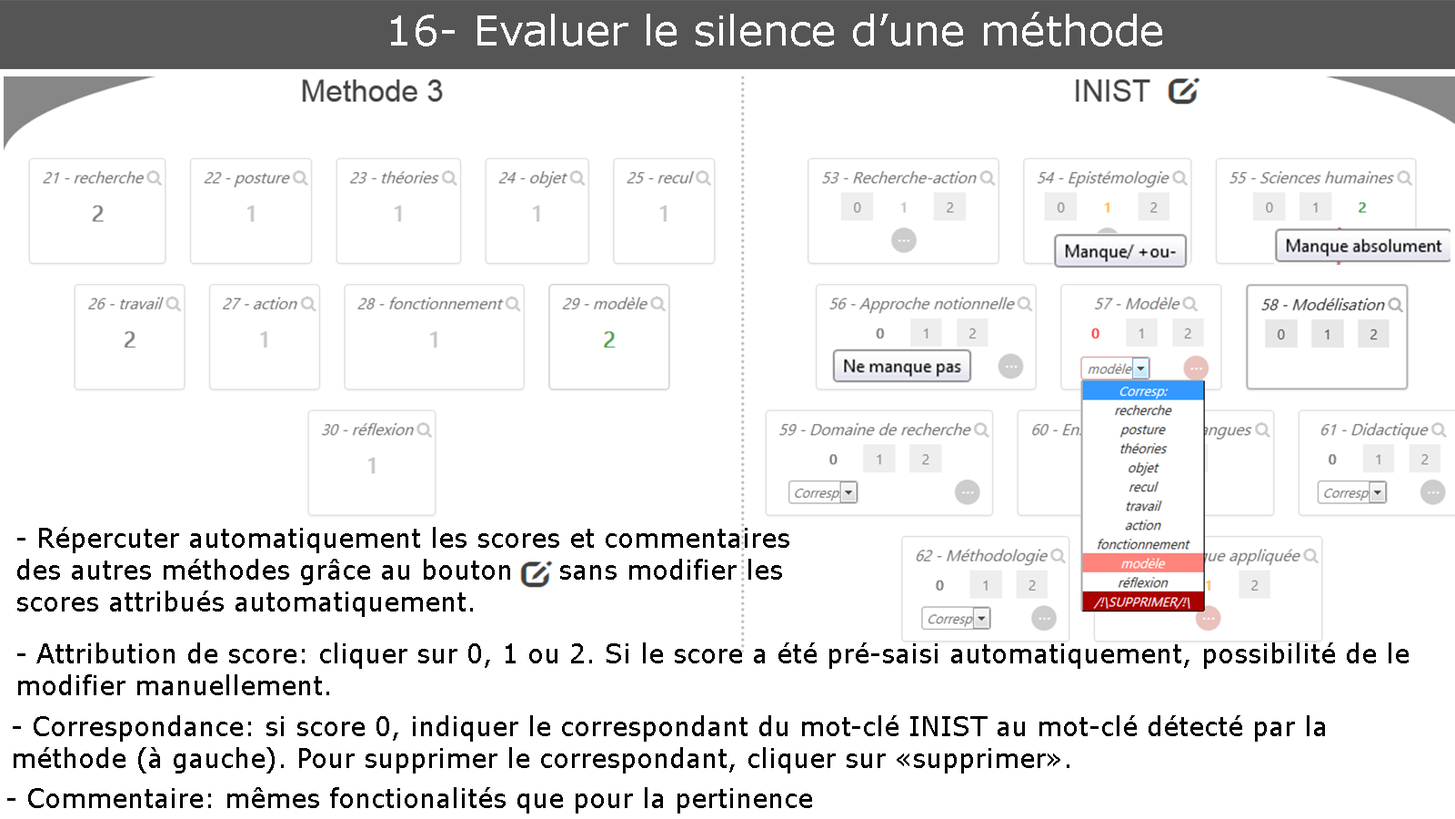
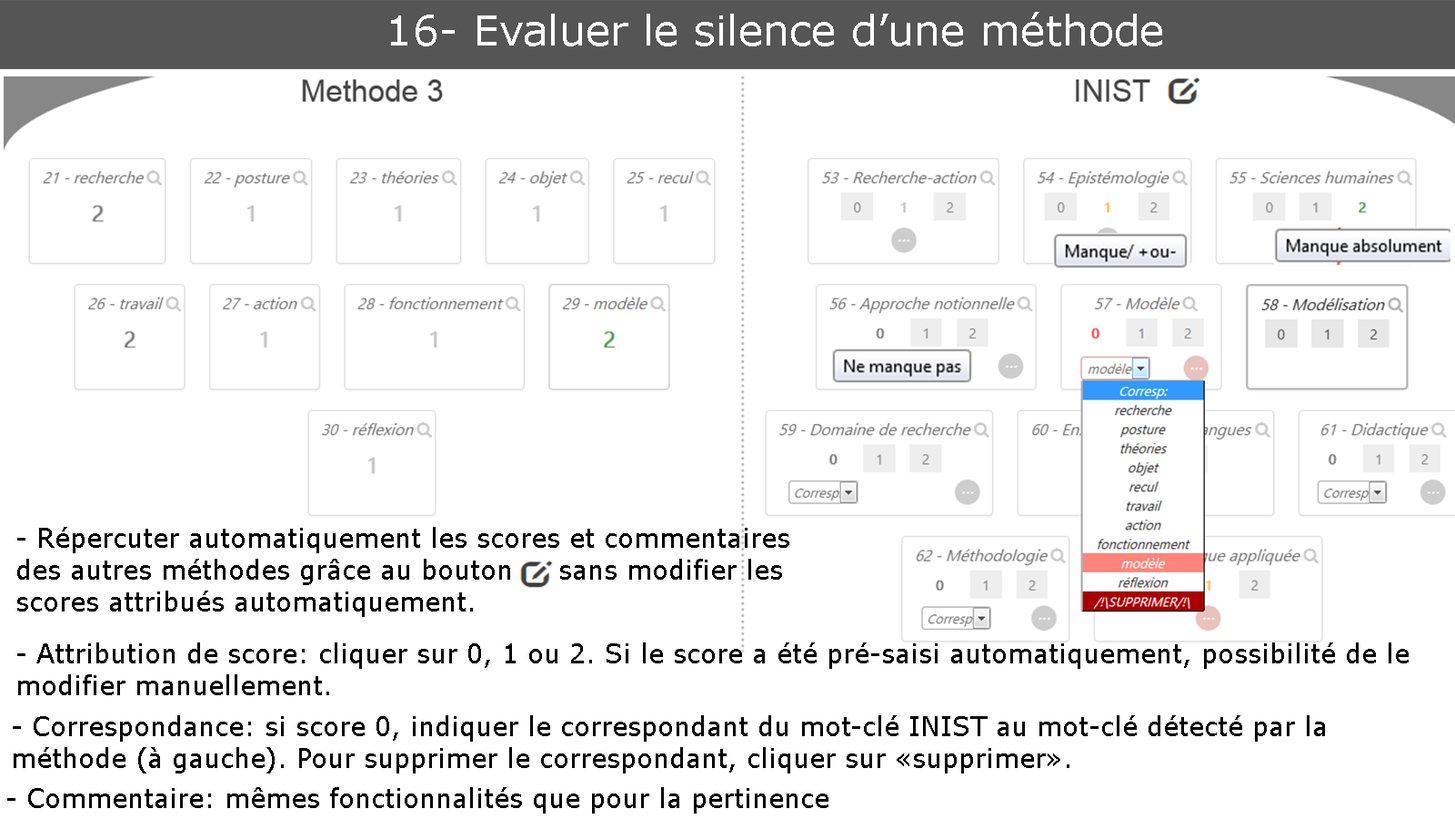
Layered file, before and after one edit (1455 x 819). Changes by layer:
renamed "- Commentaire: mêmes fonctionalités que pour la pertinence" to "- Commentaire: mêmes fonctionnalités que pour la pertinence", painted on it over [437, 786, 829, 814]
